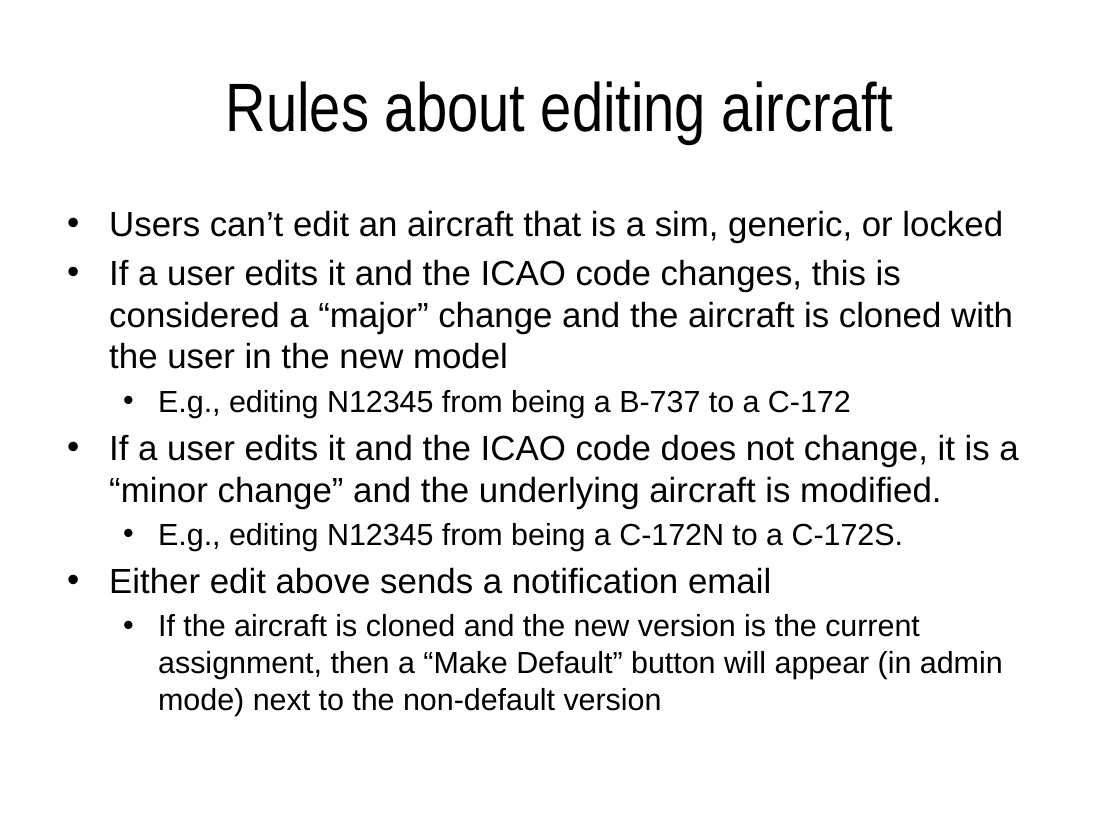
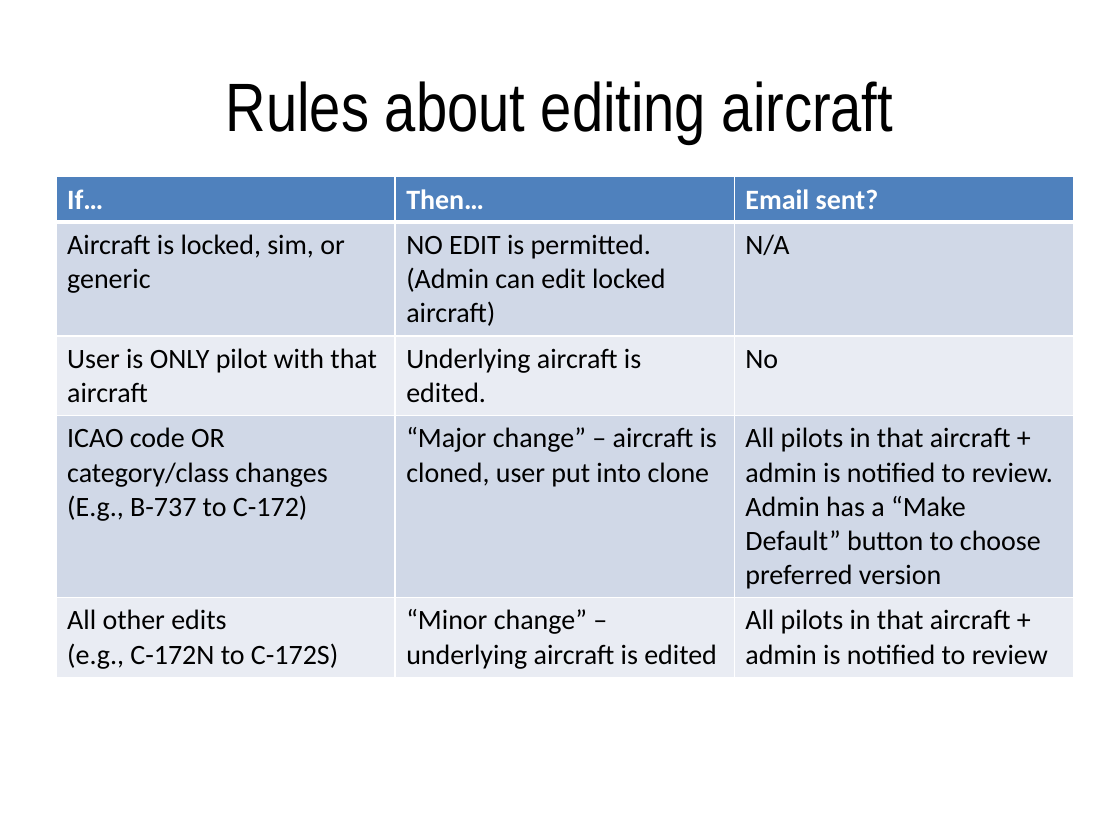
Before and after one commit to ericberman/MyFlightbookWeb, a slide deck: slide 22 of MyFlightbook.Web/Private/MyFlightbook Admin Tools.pptx (slide 20 before the commit). Drawn at 1120x840 pixels with LibreOffice and Linux fonts; fonts in the diff are those of the drawing; background and template pictures are left out. Boxes give left, top, right and bottom in pixels: in the first picture for what was removed or moved away, otherwise in the second. Text is boxed around its words. In the diff, an @@ line names an element or a change of style, - is before the commit and + after.

Commit message:
Update admin tools powerpoint

```diff
--- a/MyFlightbook.Web/Private/MyFlightbook Admin Tools.pptx
+++ b/MyFlightbook.Web/Private/MyFlightbook Admin Tools.pptx
@@ table added at box(56, 177, 1074, 673), 5 rows, 3 columns @@
+If… | Then… | Email sent?
+Aircraft is locked, sim, or generic | NO EDIT is permitted. (Admin can edit locked aircraft) | N/A
+User is ONLY pilot with that aircraft | Underlying aircraft is edited. | No
+ICAO code OR category/class changes / (E.g., B-737 to C-172) | “Major change” – aircraft is cloned, user put into clone | All pilots in that aircraft + admin is notified to review. Admin has a “Make Default” button to choose preferred version
+All other edits / (e.g., C-172N to C-172S) | “Minor change” – underlying aircraft is edited | All pilots in that aircraft + admin is notified to review
@@ text removed at box(109, 210, 1018, 715) @@
-• Users can’t edit an aircraft that is a sim, generic, or locked
-• If a user edits it and the ICAO code changes, this is considered a “major” change and the aircraft is cloned with the user in the new model
-  • E.g., editing N12345 from being a B-737 to a C-172
-• If a user edits it and the ICAO code does not change, it is a “minor change” and the underlying aircraft is modified.
-  • E.g., editing N12345 from being a C-172N to a C-172S.
-• Either edit above sends a notification email
-  • If the aircraft is cloned and the new version is the current assignment, then a “Make Default” button will appear (in admin mode) next to the non-default version
```
Also in this commit, not shown: 11 other slides changed, 4 slides added.
